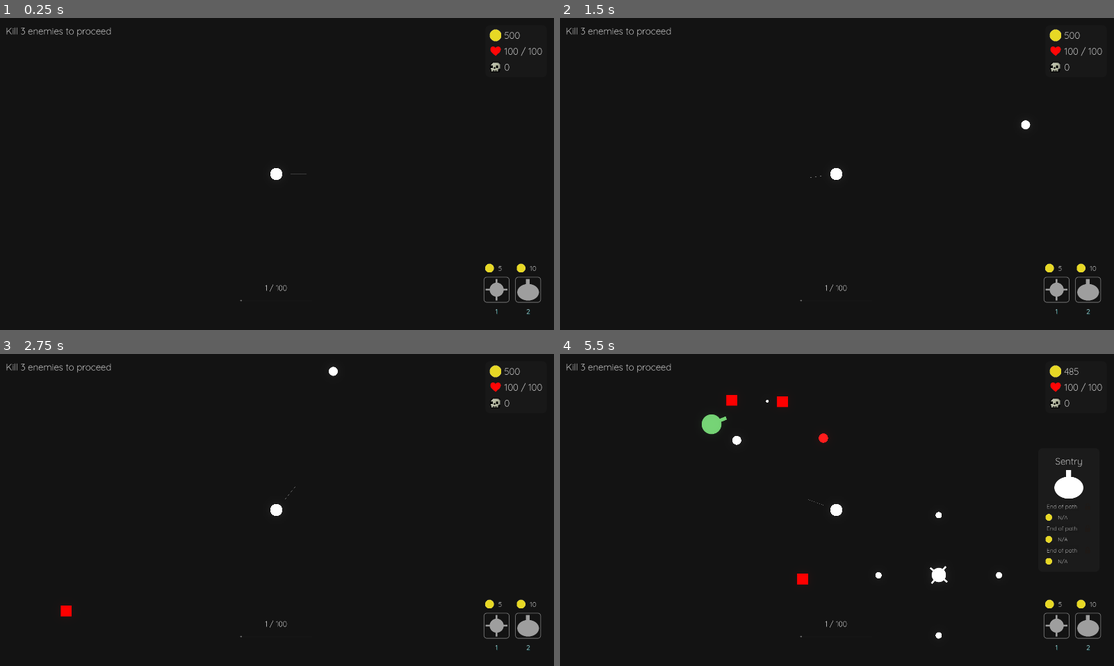
Above: before the commit, frames 1-4 (two rows, left to right).
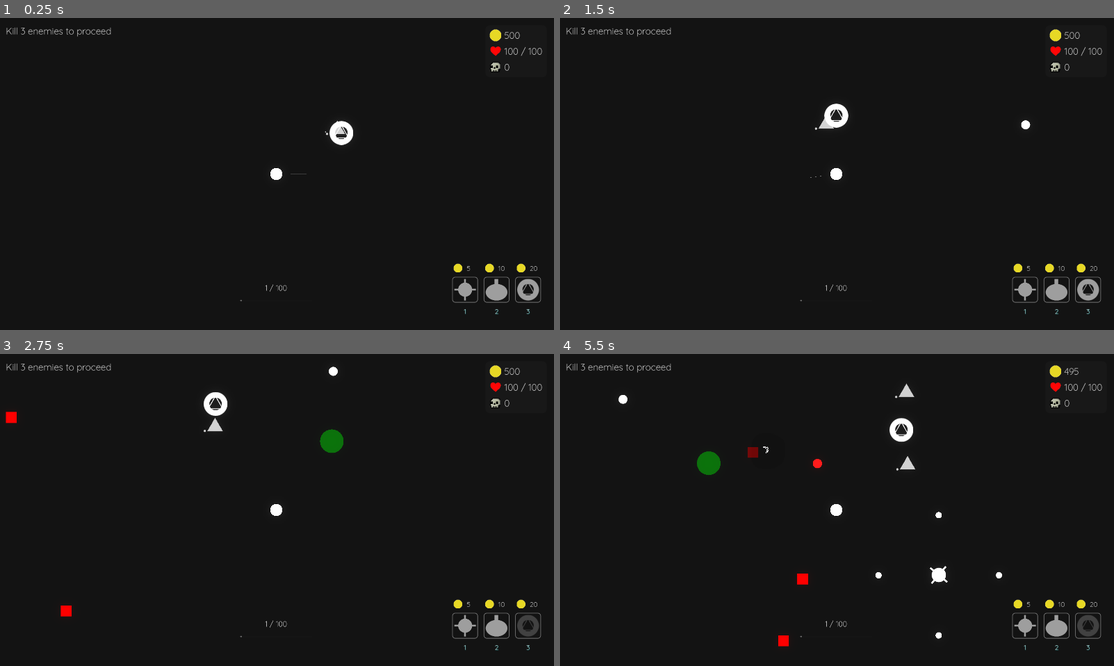
Above: after the commit, the same moments.

Repository: aiden10/towertide
Game: Godot game, scene res://Arena/arena.tscn
The game is run twice, just before and just after one commit, with the same random seed, the same clock (stepped at 60 frames per second) and the same inputs.
Inputs (mouse positions are in pixels of both pictures, inside the frame that each line leads up to):
- Up to frame 1 (0.25 s): no input
- Up to frame 2 (1.5 s): tap Enter at 0.5 s; move the mouse to (958, 158) at 0.52 s; hold D (right) 0.53-1.28 s; click (958, 158) at 0.6 s; tap 3 (place_tower3, bound only after the commit) at 0.8, 1.35 s; move the mouse to (726, 189) at 1.27 s; hold S (down) from 1.28 s (still down)
- Up to frame 3 (2.75 s): click (166, 525) at 1.55 s; move the mouse to (332, 441) at 2.02 s; release S (down) at 2.03 s; hold D (right) from 2.03 s (still down); click (332, 441) at 2.1 s; tap 3 (place_tower3, bound only after the commit) at 2.3 s
- Up to frame 4 (5.5 s): move the mouse to (809, 572) at 2.77 s; release D (right) at 2.78 s; hold W (up) 2.78-3.53 s; tap 1 (place_tower1) at 2.85 s; click (809, 572) at 3.05 s; move the mouse to (809, 609) at 3.52 s; hold A (left) 3.53-5.03 s; tap 2 (place_tower2) at 3.6 s; click (809, 609) at 3.67 s; tap 3 (place_tower3, bound only after the commit) at 3.8, 4.35, 5.3 s; move the mouse to (670, 463) at 4.27 s; click (670, 463) at 4.55 s; move the mouse to (709, 463) at 5.02 s; hold S (down) from 5.03 s (still down); click (709, 463) at 5.1 s

The runs differ from the first frame. In frame 1, 0.7% of the frame differs, in the area x 58-98%, y 32-96%; in frame 2, 0.8%; in frame 3, 1.2%; in frame 4, 2.4%, in the area x 10-98%, y 4-96%.

Commit message:
added spawner tower

Diff:
--- a/Arena/arena.tscn
+++ b/Arena/arena.tscn
@@ -1,10 +1,11 @@
-[gd_scene load_steps=7 format=3 uid="uid://bx66d1earu3rb"]
+[gd_scene load_steps=8 format=3 uid="uid://bx66d1earu3rb"]
 
 [ext_resource type="Script" path="res://arena/arena.gd" id="1_5n0be"]
 [ext_resource type="PackedScene" uid="uid://dqfbffxeidvhr" path="res://player/Player.tscn" id="1_iy5w2"]
 [ext_resource type="PackedScene" uid="uid://l2perbaghgnm" path="res://door/Door.tscn" id="3_cuvm2"]
 [ext_resource type="PackedScene" uid="uid://onunwggusljt" path="res://enemies/stage1/BasicEnemy.tscn" id="4_5ndg3"]
 [ext_resource type="PackedScene" uid="uid://cmnf66ocvlno0" path="res://overlay/Overlay.tscn" id="5_0u82s"]
+[ext_resource type="PackedScene" uid="uid://d0ww8ht02jwn8" path="res://towers/spawner/SpawnerTower.tscn" id="6_3mgpk"]
 
 [sub_resource type="Environment" id="Environment_akft8"]
 background_mode = 3
@@ -35,3 +36,6 @@
 anchor_bottom = 0.0
 grow_horizontal = 1
 grow_vertical = 1
+
+[node name="SpawnerTower" parent="." instance=ExtResource("6_3mgpk")]
+position = Vector2(225, -142)
--- a/Enemy/states/state.gd
+++ /dev/null
@@ -1,11 +0,0 @@
-extends Node
-
-class_name State
-
-signal transitioned
-
-func update(_delta: float) -> void:
-	pass
-
-func physics_update(_delta: float) -> void:
-	pass
--- a/Overlay/Overlay.tscn
+++ b/Overlay/Overlay.tscn
@@ -9,6 +9,7 @@
 [ext_resource type="Texture2D" uid="uid://dy3wa6verao8k" path="res://sprites/towers/cross/f1.png" id="7_f0nbu"]
 [ext_resource type="Texture2D" uid="uid://14y0pys87b3l" path="res://sprites/towers/sentry/sentry.png" id="8_1vq2h"]
 [ext_resource type="PackedScene" uid="uid://dv8le20yq355c" path="res://overlay/stat_allocation/StatsAllocation.tscn" id="8_idaox"]
+[ext_resource type="Texture2D" uid="uid://coebofe0kgav3" path="res://sprites/towers/spawner/spawner.png" id="9_8fvnr"]
 [ext_resource type="Texture2D" uid="uid://5jyf0xi3t30s" path="res://sprites/overlay/arrow.png" id="9_lquxq"]
 [ext_resource type="PackedScene" uid="uid://4w1hmsky4dxm" path="res://overlay/upgrade_menu/UpgradeMenu.tscn" id="10_gi2n7"]
 
@@ -276,6 +277,45 @@
 label_settings = SubResource("LabelSettings_u4jm4")
 horizontal_alignment = 1
 
+[node name="SpawnerContainer" type="VBoxContainer" parent="CanvasLayer/TowersContainer/HBoxContainer"]
+layout_mode = 2
+theme_override_constants/separation = 20
+
+[node name="HBoxContainer" type="HBoxContainer" parent="CanvasLayer/TowersContainer/HBoxContainer/SpawnerContainer"]
+layout_mode = 2
+theme_override_constants/separation = 15
+
+[node name="TextureRect" type="TextureRect" parent="CanvasLayer/TowersContainer/HBoxContainer/SpawnerContainer/HBoxContainer"]
+custom_minimum_size = Vector2(12, 12)
+layout_mode = 2
+texture = ExtResource("3_84jj3")
+expand_mode = 3
+
+[node name="SpawnerCostLabel" type="Label" parent="CanvasLayer/TowersContainer/HBoxContainer/SpawnerContainer/HBoxContainer"]
+layout_mode = 2
+theme = ExtResource("1_84vjy")
+theme_override_font_sizes/font_size = 24
+horizontal_alignment = 1
+
+[node name="PanelContainer" type="PanelContainer" parent="CanvasLayer/TowersContainer/HBoxContainer/SpawnerContainer"]
+layout_mode = 2
+theme_override_styles/panel = SubResource("StyleBoxFlat_8ibja")
+
+[node name="SpawnerImage" type="TextureRect" parent="CanvasLayer/TowersContainer/HBoxContainer/SpawnerContainer/PanelContainer"]
+modulate = Color(1, 1, 1, 0.588235)
+custom_minimum_size = Vector2(75, 75)
+layout_mode = 2
+texture = ExtResource("9_8fvnr")
+expand_mode = 1
+
+[node name="KeyLabel3" type="Label" parent="CanvasLayer/TowersContainer/HBoxContainer/SpawnerContainer"]
+layout_mode = 2
+theme = ExtResource("1_84vjy")
+theme_override_font_sizes/font_size = 24
+text = "1"
+label_settings = SubResource("LabelSettings_u4jm4")
+horizontal_alignment = 1
+
 [node name="StatsAllocation" parent="CanvasLayer" instance=ExtResource("8_idaox")]
 
 [node name="Arrow" type="TextureRect" parent="CanvasLayer"]
--- a/Overlay/overlay.gd
+++ b/Overlay/overlay.gd
@@ -15,6 +15,10 @@
 @onready var key_label2: Label = $CanvasLayer/TowersContainer/HBoxContainer/SentryContainer/KeyLabel2
 @onready var sentry_image: TextureRect = $CanvasLayer/TowersContainer/HBoxContainer/SentryContainer/PanelContainer/SentryImage
 
+@onready var spawner_cost_label: Label = $CanvasLayer/TowersContainer/HBoxContainer/SpawnerContainer/HBoxContainer/SpawnerCostLabel
+@onready var key_label3: Label = $CanvasLayer/TowersContainer/HBoxContainer/SpawnerContainer/KeyLabel3
+@onready var spawner_image: TextureRect = $CanvasLayer/TowersContainer/HBoxContainer/SpawnerContainer/PanelContainer/SpawnerImage
+
 @onready var arrow: TextureRect = $CanvasLayer/Arrow
 @onready var spawn_bar: ProgressBar = $CanvasLayer/ClearConditionContainer/VBoxContainer/SpawnBar
 @onready var spawning_label: Label = $CanvasLayer/ClearConditionContainer/VBoxContainer/SpawningLabel
@@ -29,6 +33,8 @@
 	EventBus.tower1_deselected.connect(func(): reset_modulation(); cross_image.modulate = Color8(255, 255, 255, 150))
 	EventBus.tower2_selected.connect(func(): reset_modulation(); sentry_image.modulate = Color8(255, 255, 255, 50))
 	EventBus.tower2_deselected.connect(func(): reset_modulation(); sentry_image.modulate = Color8(255, 255, 255, 150))
+	EventBus.tower3_selected.connect(func(): reset_modulation(); spawner_image.modulate = Color8(255, 255, 255, 50))
+	EventBus.tower3_deselected.connect(func(): reset_modulation(); spawner_image.modulate = Color8(255, 255, 255, 150))
 
 	EventBus.door_visible.connect(func(): arrow.visible = true)
 	EventBus.door_not_visible.connect(func(): arrow.visible = false)
@@ -40,9 +46,13 @@
 	sentry_cost_label.text = str(Towers.SENTRY_COST)
 	key_label2.text = Utils.get_action_key_name("place_tower2")
 
+	spawner_cost_label.text = str(Towers.SPAWNER_COST)
+	key_label3.text = Utils.get_action_key_name("place_tower3")
+
 func reset_modulation() -> void:
 	sentry_image.modulate = Color8(255, 255, 255, 150)
 	cross_image.modulate = Color8(255, 255, 255, 150)
+	spawner_image.modulate = Color8(255, 255, 255, 150)
 
 func _update_spawn_progress(progress: float, enemies_to_spawn: int, time_scale: float) -> void:
 	if level_clear:
--- a/Player/player.gd
+++ b/Player/player.gd
@@ -5,6 +5,7 @@
 @onready var placement_hitbox: Area2D = $TowerPlacementIndicator/PlacementHitbox
 @onready var camera: Camera2D = $Camera2D
 
+var push_force: float = 150.0
 var shot_timer = PlayerState.firerate
 var can_shoot = true
 var placing_tower = false
@@ -33,16 +34,20 @@
 		if placing_tower:
 			if not valid_placement:
 				return
+
+			var new_tower: Tower
 			if tower_type == 1:
 				PlayerState.gold -= Towers.CROSS_COST
-				var new_tower = Scenes.cross_tower_scene.instantiate()
-				new_tower.global_position = get_global_mouse_position()
-				EventBus.arena_spawn.emit(new_tower)
+				new_tower = Scenes.cross_tower_scene.instantiate()
 			elif tower_type == 2:
 				PlayerState.gold -= Towers.SENTRY_COST
-				var new_tower = Scenes.sentry_tower_scene.instantiate()
-				new_tower.global_position = get_global_mouse_position()
-				EventBus.arena_spawn.emit(new_tower)
+				new_tower = Scenes.sentry_tower_scene.instantiate()
+			elif tower_type == 3:
+				PlayerState.gold -= Towers.SPAWNER_COST
+				new_tower = Scenes.spawner_tower_scene.instantiate()
+
+			new_tower.global_position = get_global_mouse_position()
+			EventBus.arena_spawn.emit(new_tower)
 
 			placing_tower = false
 			tower_type = 0
@@ -60,6 +65,8 @@
 		toggle_tower_placement(1, Towers.CROSS_COST, EventBus.tower1_selected, EventBus.tower1_deselected)
 	elif Input.is_action_just_pressed("place_tower2"):
 		toggle_tower_placement(2, Towers.SENTRY_COST, EventBus.tower2_selected, EventBus.tower2_deselected)
+	elif Input.is_action_just_pressed("place_tower3"):
+		toggle_tower_placement(3, Towers.SPAWNER_COST, EventBus.tower3_selected, EventBus.tower3_deselected)
 
 func toggle_tower_placement(tower_id: int, cost: int, select_event, deselect_event):
 	if PlayerState.gold >= cost:
@@ -75,6 +82,25 @@
 			tower_placement_indicator.visible = true
 			aim_indicator.visible = false
 			placing_tower = true
+
+func _physics_process(delta: float) -> void:
+	get_input()
+	look_at(get_global_mouse_position())
+	for i in get_slide_collision_count():
+		var collision = get_slide_collision(i)
+		var collider = collision.get_collider()
+
+		if collider is Entity:  # Or check for specific groups
+			# Push the entity away from player's center
+			var push_direction = (collider.global_position - global_position).normalized()
+			collider.velocity += push_direction * push_force * delta
+	move_and_slide()
+
+	if shot_timer > 0:
+		shot_timer -= delta
+	if shot_timer <= 0:
+		can_shoot = true
+		shot_timer = PlayerState.firerate
 
 func _process(delta: float) -> void:
 	GameState.player_position = global_position
@@ -150,17 +176,6 @@
 			valid_placement = false
 			break
 
-func _physics_process(delta: float) -> void:
-	get_input()
-	look_at(get_global_mouse_position())
-	var collision = move_and_collide(velocity * delta)
-	if collision:
-		EventBus.collided.emit(collision.get_collider())
-	if shot_timer > 0:
-		shot_timer -= delta
-	if shot_timer <= 0:
-		can_shoot = true
-		shot_timer = PlayerState.firerate
 
 func shoot(mouse_position: Vector2):
 	if can_shoot and not placing_tower:
--- a/autoloads/scenes.gd
+++ b/autoloads/scenes.gd
@@ -12,3 +12,4 @@
 var item_cell_scene: PackedScene = preload("res://overlay/ItemCell.tscn")
 var cross_tower_scene: PackedScene = preload("res://towers/cross/CrossTower.tscn")
 var sentry_tower_scene: PackedScene = preload("res://towers/sentry/SentryTower.tscn")
+var spawner_tower_scene: PackedScene = preload("res://towers/spawner/SpawnerTower.tscn")
--- a/autoloads/towers.gd
+++ b/autoloads/towers.gd
@@ -17,11 +17,16 @@
 const SPAWNER_COST: int = 20
 const SPAWNER_SPAWN_AMOUNT: int = 1
 const SPAWNER_NAME: String = "Sentry"
-const SPAWNER_COOLDOWN: float = 0.5
+const SPAWNER_COOLDOWN: float = 3
 const SPAWNER_SPEED_PERCENTAGE: float = 0.5
 const SPAWNER_DAMAGE_PERCENTAGE: float = 0.25
-var SPAWNER_MINION_SCENE: PackedScene
 var SPAWNER_IMAGE: Texture = load("res://sprites/towers/sentry/sentry.png")
+
+var CHARGER_MINION_SCENE: PackedScene = load("res://towers/spawner/minions/ChargerMinion.tscn")
+const CHARGER_SPEED: float = 100
+const CHARGER_DAMAGE: float = 0.8
+const CHARGER_WANDER_DIST: float = 200
+const CHARGER_MIN_WANDER: float = 50
 
 const end_of_path_name: String = "End of path"
 var end_of_path_image: Texture = load("res://sprites/towers/lock.png")
--- a/enemies/stage1/BasicEnemy.tscn
+++ b/enemies/stage1/BasicEnemy.tscn
@@ -2,9 +2,9 @@
 
 [ext_resource type="Script" path="res://enemies/stage1/basic_enemy.gd" id="1_ksc35"]
 [ext_resource type="Texture2D" uid="uid://6cqwjw36pqwr" path="res://sprites/enemies/red.png" id="2_4kpff"]
-[ext_resource type="Script" path="res://enemy/states/state_machine.gd" id="2_p373m"]
-[ext_resource type="Script" path="res://enemy/states/attack_state.gd" id="3_4v1vq"]
-[ext_resource type="Script" path="res://enemy/states/follow_state.gd" id="4_g5fm2"]
+[ext_resource type="Script" path="res://entities/state_machine.gd" id="2_p373m"]
+[ext_resource type="Script" path="res://entities/enemy/enemy_states/attack_state.gd" id="3_4v1vq"]
+[ext_resource type="Script" path="res://entities/enemy/enemy_states/follow_state.gd" id="4_g5fm2"]
 
 [sub_resource type="RectangleShape2D" id="RectangleShape2D_oooac"]
 
@@ -26,15 +26,13 @@
 script = ExtResource("2_p373m")
 initial_state = NodePath("Follow")
 
-[node name="Attack" type="Node" parent="StateMachine" node_paths=PackedStringArray("enemy")]
+[node name="Attack" type="Node" parent="StateMachine"]
 script = ExtResource("3_4v1vq")
-enemy = NodePath("../..")
 
-[node name="Follow" type="Node" parent="StateMachine" node_paths=PackedStringArray("enemy")]
+[node name="Follow" type="Node" parent="StateMachine"]
 script = ExtResource("4_g5fm2")
-enemy = NodePath("../..")
 
-[node name="Area2D" type="Area2D" parent="."]
+[node name="Hitbox" type="Area2D" parent="."]
 
-[node name="Hitbox" type="CollisionShape2D" parent="Area2D"]
+[node name="CollisionShape2D" type="CollisionShape2D" parent="Hitbox"]
 shape = SubResource("RectangleShape2D_i0ff2")
--- a/Enemy/enemy.gd
+++ b/entities/enemy/enemy.gd
@@ -1,26 +1,12 @@
-extends CharacterBody2D
+extends Entity
 class_name Enemy
 
-var health: float
-var damage: float
-var speed: float
-var projectile_speed: float
-var firerate_cooldown: float
-var distance_threshold: int
 var gold_drop_count: int
 var xp_drop_count: int
 var xp_drop_range: int
 var gold_drop_range: float
 var drop_count: int
-var knockback_velocity: Vector2 = Vector2.ZERO
 var died: bool = false
-
-func _physics_process(delta: float) -> void:
-	if knockback_velocity != Vector2.ZERO:
-		velocity = knockback_velocity
-		knockback_velocity = knockback_velocity.move_toward(Vector2.ZERO, delta * 1000)
-
-	move_and_slide()
 
 func reset_modulation() -> void:
 	$Sprite.modulate = Color8(255, 255, 255, 255)
--- a/Enemy/states/attack_state.gd
+++ b/entities/enemy/enemy_states/attack_state.gd
@@ -1,11 +1,10 @@
 extends State
 
-@export var enemy: Enemy
 var firerate = 0
 var can_shoot
 var player
 
-func _ready() -> void:
+func enter() -> void:
 	can_shoot = true
 	player = get_tree().get_first_node_in_group("Player")
 
--- a/Enemy/states/follow_state.gd
+++ b/entities/enemy/enemy_states/follow_state.gd
@@ -1,6 +1,5 @@
 extends State
 
-@export var enemy: Enemy
 var player
 
 func _ready():
--- /dev/null
+++ b/entities/entity.gd
@@ -0,0 +1,21 @@
+extends CharacterBody2D
+
+class_name Entity
+
+var health: float
+var damage: float
+var speed: float
+var projectile_speed: float
+var firerate_cooldown: float
+var distance_threshold: int
+var knockback_velocity: Vector2 = Vector2.ZERO
+
+func _ready() -> void:
+	motion_mode = MOTION_MODE_FLOATING
+
+func _physics_process(delta: float) -> void:
+	if knockback_velocity != Vector2.ZERO:
+		velocity = knockback_velocity
+		knockback_velocity = knockback_velocity.move_toward(Vector2.ZERO, delta * 1000)
+
+	move_and_slide()
--- /dev/null
+++ b/entities/minion/minion.gd
@@ -0,0 +1,11 @@
+extends Entity
+
+class_name Minion
+
+var tower: Tower
+var wander_distance: float
+var min_wander: float
+var detected_enemy: Enemy
+
+func use_item(delta: float) -> void:
+	pass
--- /dev/null
+++ b/entities/minion/minion_states/follow_state.gd
@@ -0,0 +1,32 @@
+extends State
+
+var minion_attack_range: Area2D
+var destination: Vector2
+var direction: Vector2
+
+func enter() -> void:
+	minion.speed *= 10 ## Increase speed when enemy detected
+	minion_attack_range = get_attack_range()
+	minion_attack_range.area_entered.connect(detected)
+
+func detected(area: Area2D) -> void:
+	var parent = area.get_parent()
+
+	## Close enough to the detected enemy
+	if parent.is_in_group("Enemies"):
+		for attackable_area in minion_attack_range.get_overlapping_areas():
+			if attackable_area.get_parent().is_in_group("Enemies"):
+				var attackable_enemy: Enemy = attackable_area.get_parent()
+				attackable_enemy.take_damage(PlayerState.damage * minion.damage)
+				minion.modulate = Color8(510, 255, 255, 255)
+				Utils.spawn_hit_effect(Color8(255, 255, 255, 255), minion.global_position, PlayerState.damage * minion.damage)
+				minion.queue_free()
+
+func physics_update(delta: float) -> void:
+	if not minion.detected_enemy:
+		transitioned.emit(self, "idle")
+		return
+
+	destination = minion.detected_enemy.global_position
+	direction = destination - minion.global_position
+	minion.velocity = direction.normalized() * minion.speed
--- /dev/null
+++ b/entities/minion/minion_states/idle_state.gd
@@ -0,0 +1,28 @@
+extends State
+
+var destination: Vector2 = Vector2.ZERO
+var tower_position: Vector2
+var minion_detection_range: Area2D
+var direction: Vector2
+
+func enter() -> void:
+	minion_detection_range = get_detection_range()
+	minion_detection_range.area_entered.connect(detected)
+	tower_position = minion.tower.global_position
+	destination = Utils.get_random_position_in_radius(tower_position, minion.wander_distance, minion.min_wander)
+
+func exit() -> void:
+	minion_detection_range.area_entered.disconnect(detected)
+
+func detected(area: Area2D) -> void:
+	var parent = area.get_parent()
+	if parent.is_in_group("Enemies"):
+		minion.detected_enemy = parent
+		transitioned.emit(self, "follow")
+
+func physics_update(delta: float) -> void:
+	if minion.global_position.distance_to(destination) < 15:
+		destination = Utils.get_random_position_in_radius(tower_position, minion.wander_distance, minion.min_wander)
+
+	direction = destination - minion.global_position
+	minion.velocity = direction.normalized() * minion.speed
--- /dev/null
+++ b/entities/state.gd
@@ -0,0 +1,31 @@
+extends Node
+
+class_name State
+
+signal transitioned
+var minion: Minion
+var enemy: Enemy
+
+func enter() -> void:
+	pass
+
+func exit() -> void:
+	pass
+
+func update(_delta: float) -> void:
+	pass
+
+func physics_update(_delta: float) -> void:
+	pass
+
+func setup_minion(minion_node: Minion) -> void:
+	minion = minion_node
+
+func get_detection_range() -> Area2D:
+	return minion.get_node("DetectionRange")
+
+func get_attack_range() -> Area2D:
+	return minion.get_node("AttackRange")
+
+func setup_enemy(enemy_node: Enemy) -> void:
+	enemy = enemy_node
--- a/Enemy/states/state_machine.gd
+++ b/entities/state_machine.gd
@@ -5,12 +5,20 @@
 var states: Dictionary = {}
 
 func _ready() -> void:
+	var parent = get_parent()
 	for child in get_children():
 		if child is State:
+			if parent.is_in_group("Enemies"):
+				child.setup_enemy(parent)
+			if parent.is_in_group("Minions"):
+				child.setup_minion(parent)
+
 			states[child.name.to_lower()] = child
 			child.transitioned.connect(_on_child_transition)
+
 	if initial_state:
 		current_state = initial_state
+		current_state.enter()
 
 func _process(delta: float) -> void:
 	if current_state:
@@ -27,4 +35,7 @@
 	var new_state = states[new_state_name.to_lower()]
 	if not new_state:
 		return
+
+	current_state.exit()
 	current_state = new_state
+	current_state.enter()
--- a/project.godot
+++ b/project.godot
@@ -18,7 +18,7 @@
 [autoload]
 
 EventBus="*res://autoloads/event_bus.gd"
-EnemyConstants="*res://enemy/enemy_constants.gd"
+EnemyConstants="*res://entities/enemy/enemy_constants.gd"
 PlayerConstants="*res://player/player_constants.gd"
 PlayerState="*res://states/player_state.gd"
 Utils="*res://autoloads/utils.gd"
@@ -41,6 +41,7 @@
 Sword=""
 Projectiles=""
 DetectionRadius=""
+Minions=""
 
 [input]
 
@@ -79,6 +80,11 @@
 "events": [Object(InputEventKey,"resource_local_to_scene":false,"resource_name":"","device":-1,"window_id":0,"alt_press …(191 unchanged characters)…
 ]
 }
+place_tower3={
+"deadzone": 0.5,
+"events": [Object(InputEventKey,"resource_local_to_scene":false,"resource_name":"","device":-1,"window_id":0,"alt_pressed":false,"shift_pressed":false,"ctrl_pressed":false,"meta_pressed":false,"pressed":false,"keycode":0,"physical_keycode":51,"key_label":0,"unicode":51,"location":0,"echo":false,"script":null)
+]
+}
 
 [rendering]
 
--- /dev/null
+++ b/towers/spawner/SpawnerTower.tscn
@@ -0,0 +1,35 @@
+[gd_scene load_steps=6 format=3 uid="uid://d0ww8ht02jwn8"]
+
+[ext_resource type="Texture2D" uid="uid://coebofe0kgav3" path="res://sprites/towers/spawner/spawner.png" id="1_0e3kq"]
+[ext_resource type="Script" path="res://towers/spawner/spawner_tower.gd" id="1_6f68t"]
+
+[sub_resource type="CircleShape2D" id="CircleShape2D_exgs7"]
+radius = 42.0
+
+[sub_resource type="CircleShape2D" id="CircleShape2D_8enne"]
+radius = 153.013
+
+[sub_resource type="CircleShape2D" id="CircleShape2D_nweju"]
+radius = 456.01
+
+[node name="SpawnerTower" type="Area2D"]
+script = ExtResource("1_6f68t")
+
+[node name="SelectHitbox" type="CollisionShape2D" parent="."]
+shape = SubResource("CircleShape2D_exgs7")
+
+[node name="Sprite" type="Sprite2D" parent="."]
+position = Vector2(0, 24)
+scale = Vector2(1.17649, 1.17649)
+texture = ExtResource("1_0e3kq")
+offset = Vector2(0.142365, -20.4339)
+
+[node name="PlacementRadius" type="Area2D" parent="."]
+
+[node name="PlacementHitbox" type="CollisionShape2D" parent="PlacementRadius"]
+shape = SubResource("CircleShape2D_8enne")
+
+[node name="AttackRadius" type="Area2D" parent="." groups=["DetectionRadius"]]
+
+[node name="AttackHitbox" type="CollisionShape2D" parent="AttackRadius"]
+shape = SubResource("CircleShape2D_nweju")
--- /dev/null
+++ b/towers/spawner/minions/ChargerMinion.tscn
@@ -0,0 +1,75 @@
+[gd_scene load_steps=14 format=3 uid="uid://bj7686p2lc663"]
+
+[ext_resource type="Script" path="res://towers/spawner/minions/charger_minion.gd" id="1_qr6fo"]
+[ext_resource type="Script" path="res://entities/state_machine.gd" id="2_25j0x"]
+[ext_resource type="Script" path="res://entities/minion/minion_states/follow_state.gd" id="3_tg1uj"]
+[ext_resource type="Script" path="res://entities/minion/minion_states/idle_state.gd" id="4_076l5"]
+[ext_resource type="Texture2D" uid="uid://b0vp382hft5ma" path="res://sprites/towers/minions/charger/1.png" id="5_cwms2"]
+[ext_resource type="Texture2D" uid="uid://x7llecigcmit" path="res://sprites/towers/minions/charger/2.png" id="6_yqmav"]
+[ext_resource type="Texture2D" uid="uid://ty0vfk27r6va" path="res://sprites/towers/minions/charger/3.png" id="7_mq5lf"]
+[ext_resource type="Texture2D" uid="uid://c6n5f1eco2ofp" path="res://sprites/towers/minions/charger/4.png" id="8_id840"]
+[ext_resource type="Texture2D" uid="uid://cfqterik2oenx" path="res://sprites/towers/minions/charger/5.png" id="9_aj3e7"]
+
+[sub_resource type="CircleShape2D" id="CircleShape2D_3nso5"]
+
+[sub_resource type="CircleShape2D" id="CircleShape2D_geqyn"]
+radius = 86.093
+
+[sub_resource type="CircleShape2D" id="CircleShape2D_4vcnk"]
+radius = 292.0
+
+[sub_resource type="SpriteFrames" id="SpriteFrames_2qvj2"]
+animations = [{
+"frames": [{
+"duration": 1.0,
+"texture": ExtResource("5_cwms2")
+}, {
+"duration": 1.0,
+"texture": ExtResource("6_yqmav")
+}, {
+"duration": 1.0,
+"texture": ExtResource("7_mq5lf")
+}, {
+"duration": 1.0,
+"texture": ExtResource("8_id840")
+}, {
+"duration": 1.0,
+"texture": ExtResource("9_aj3e7")
+}],
+"loop": true,
+"name": &"default",
+"speed": 5.0
+}]
+
+[node name="ChargerMinion" type="CharacterBody2D" groups=["Minions"]]
+collision_layer = 2
+script = ExtResource("1_qr6fo")
+
+[node name="CollisionShape2D" type="CollisionShape2D" parent="."]
+shape = SubResource("CircleShape2D_3nso5")
+
+[node name="AttackRange" type="Area2D" parent="." groups=["DetectionRadius"]]
+
+[node name="CollisionShape2D" type="CollisionShape2D" parent="AttackRange"]
+shape = SubResource("CircleShape2D_geqyn")
+
+[node name="DetectionRange" type="Area2D" parent="." groups=["DetectionRadius"]]
+
+[node name="CollisionShape2D" type="CollisionShape2D" parent="DetectionRange"]
+shape = SubResource("CircleShape2D_4vcnk")
+
+[node name="StateMachine" type="Node" parent="." node_paths=PackedStringArray("initial_state")]
+script = ExtResource("2_25j0x")
+initial_state = NodePath("Idle")
+
+[node name="Follow" type="Node" parent="StateMachine"]
+script = ExtResource("3_tg1uj")
+
+[node name="Idle" type="Node" parent="StateMachine"]
+script = ExtResource("4_076l5")
+
+[node name="Sprite" type="AnimatedSprite2D" parent="."]
+modulate = Color(1, 1, 1, 0.8)
+sprite_frames = SubResource("SpriteFrames_2qvj2")
+frame = 1
+frame_progress = 0.17304
--- /dev/null
+++ b/towers/spawner/minions/charger_minion.gd
@@ -0,0 +1,10 @@
+extends Minion
+
+@onready var sprite: AnimatedSprite2D = $Sprite
+
+func _ready() -> void:
+	damage = Towers.CHARGER_DAMAGE
+	speed = Towers.CHARGER_SPEED
+	min_wander = Towers.CHARGER_MIN_WANDER
+	wander_distance = Towers.CHARGER_WANDER_DIST
+	sprite.play()
--- a/towers/spawner/minions/minion.gd
+++ /dev/null
@@ -1,3 +0,0 @@
-extends CharacterBody2D
-
-class_name Minion
--- a/towers/spawner/spawner.gd
+++ b/towers/spawner/spawner.gd
@@ -4,8 +4,10 @@
 
 var minion_scene: PackedScene
 
-func spawn_minions(spawn_amount: int) -> void:
+func spawn_minions(spawn_amount: int, minimum_distance: float) -> void:
 	for i in range(spawn_amount):
 		var minion = minion_scene.instantiate()
-		minion.position = global_position
+		minion.tower = self
+		var rand_position = Utils.get_random_position_in_radius(global_position, minimum_distance)
+		minion.position = rand_position
 		EventBus.arena_spawn.emit(minion)
--- a/towers/spawner/spawner_tower.gd
+++ b/towers/spawner/spawner_tower.gd
@@ -3,10 +3,11 @@
 var spawn_amount = Towers.SPAWNER_SPAWN_AMOUNT
 
 func _ready() -> void:
-	minion_scene = null
+	minion_scene = Towers.CHARGER_MINION_SCENE
+	cooldown = Towers.SPAWNER_COOLDOWN
 
 func _process(delta: float) -> void:
 	shot_timer -= delta
 	if shot_timer <= 0:
 		shot_timer = cooldown
-		spawn_minions(spawn_amount)
+		spawn_minions(spawn_amount, Towers.CHARGER_MIN_WANDER)
Not shown: 1 places in Overlay/Overlay.tscn that only renumber resources
Renamed: Enemy/enemy_constants.gd -> entities/enemy/enemy_constants.gd
Not shown, changed: notes.txt
Binary file added: sprites/towers/minions/charger/1.png
Not shown, added: sprites/towers/minions/charger/1.png.import
Binary file added: sprites/towers/minions/charger/2.png
Not shown, added: sprites/towers/minions/charger/2.png.import
Binary file added: sprites/towers/minions/charger/3.png
Not shown, added: sprites/towers/minions/charger/3.png.import
Binary file added: sprites/towers/minions/charger/4.png
Not shown, added: sprites/towers/minions/charger/4.png.import
Binary file added: sprites/towers/minions/charger/5.png
(and 3 more such lines)
